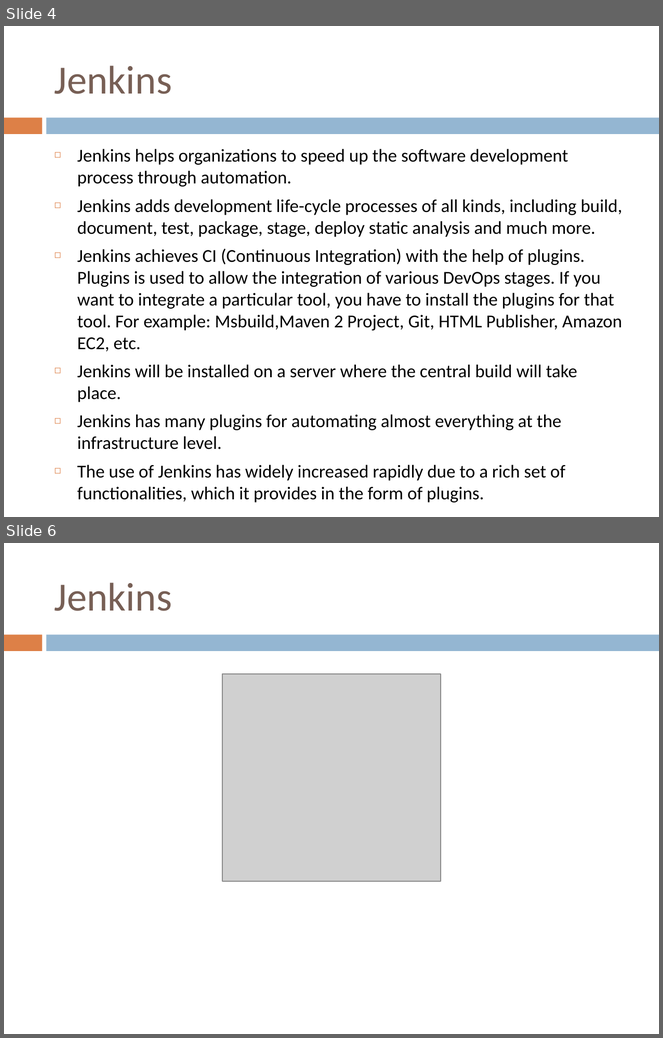
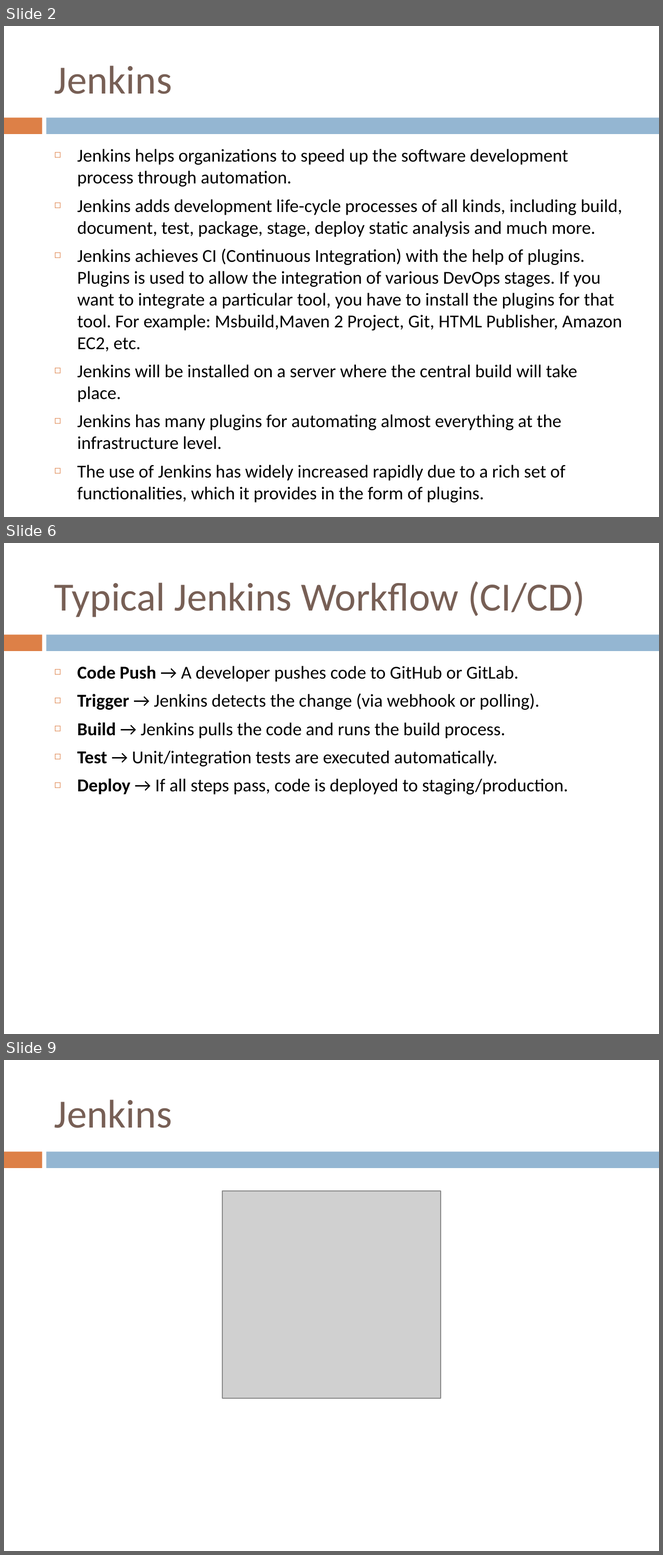
Before and after one commit to santuparsi/DevOps, a slide deck: Jenkins/Jenkins.pptx. Shown one above the other, each under a label of ours: slides 4 and 6 before the commit, slides 2, 6 and 9 after it; the slides between them are not shown. The pictures are 663x1038 and 663x1555 pixels, drawn with LibreOffice and Linux fonts; fonts in the diff are those of the drawing; grey boxes stand for pictures. Boxes give left, top, right and bottom in pixels: in the first picture for what was removed or moved away, otherwise in the second. Text is boxed around its words. In the diff, an @@ line names an element or a change of style, - is before the commit and + after.

```diff
--- a/Jenkins/Jenkins.pptx
+++ b/Jenkins/Jenkins.pptx
@@ slide 6 added at [4, 543, 659, 1034], background #FFFFFF; not listed: 2 template elements that a slide beside it also shows @@
@@ title added at [54, 581, 585, 617], 44 pt, text #775F55 @@
+Typical Jenkins Workflow (CI/CD)
@@ text added at [77, 666, 568, 795], 20 pt, text #000000 @@
+◻ Code Push → A developer pushes code to GitHub or GitLab.
+◻ Trigger → Jenkins detects the change (via webhook or polling).
+◻ Build → Jenkins pulls the code and runs the build process.
+◻ Test → Unit/integration tests are executed automatically.
+◻ Deploy → If all steps pass, code is deployed to staging/production.
@@ what was slide 4 is now slide 2 @@
@@ what was slide 6 is now slide 9 @@
```
Also in this commit, not shown: 2 slides changed, 4 other slides added, 2 slides removed, 4 other files.
